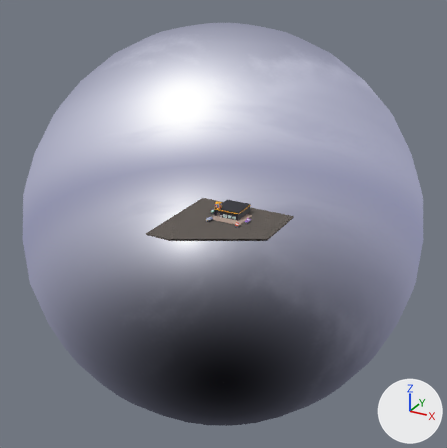
One commit to the glTF model stages/stage09.glb: the scene before it, then after it.
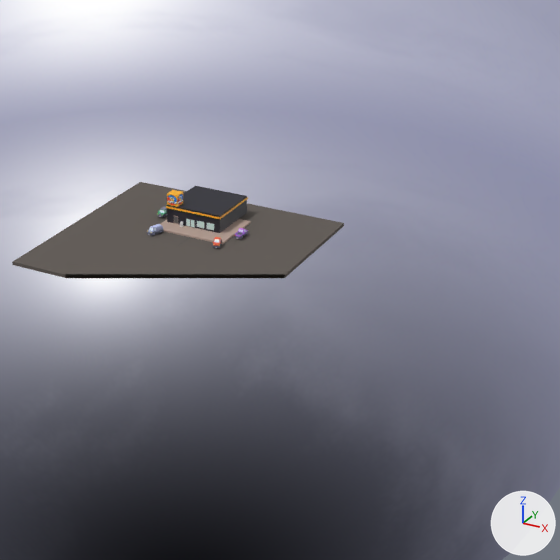
Old and new are each drawn whole from a 50 mm lens placed at (354.0, -636.0, 321.0), pointed at (1.0, 5.0, 0.0) and again close up on the part from 31% to 87% of the width and 26% to 82% of the height. Every picture has the same lights, and +X, +Y and +Z are marked at lower right. The older version's two pictures come first. Everything nearer to the camera than a plane just in front of the edit is cut away. Where no turn or scale is listed for an object, it has been applied to the vertices.
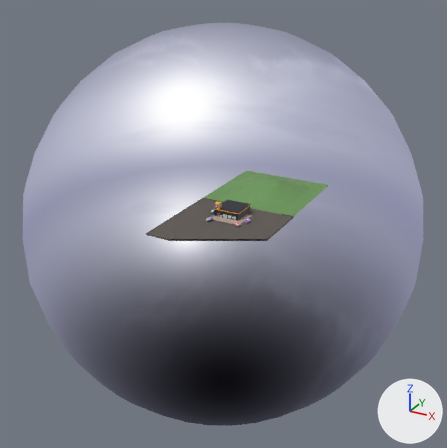
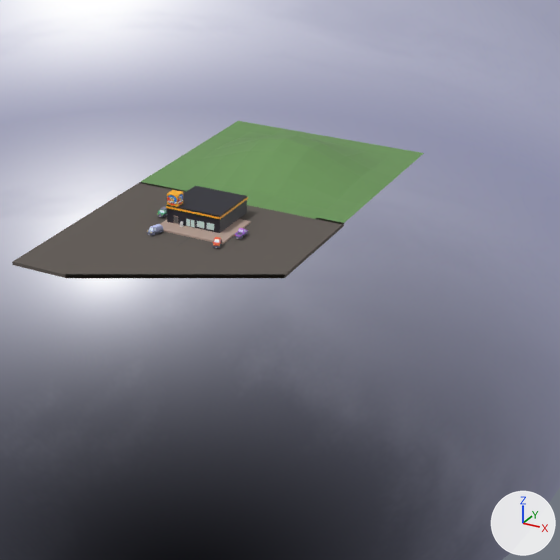
Commit message: New/updated stages

Pixel boxes [x1, y1, x2, y2] of what changed, in the close-ups (560 x 560 px):
'Plane.004', added (green)
    after: [141, 121, 424, 223]

The edits, one by one:
Material 'Grass' (mat_grass) is new.
Its base color is (0.145, 0.306, 0.0973) (green #6a9658).
Mesh me_plane_004 is new.
It has 81 vertices, 128 faces and spans x -70.0..70.0, y -70.0..70.0, z 0.0..20.0.
It uses material mat_grass (green #6a9658).
Object 'Plane.004' (ob_plane_004) is new; it shows me_plane_004.
Its location is (0.0, 140.0, 0.0).
